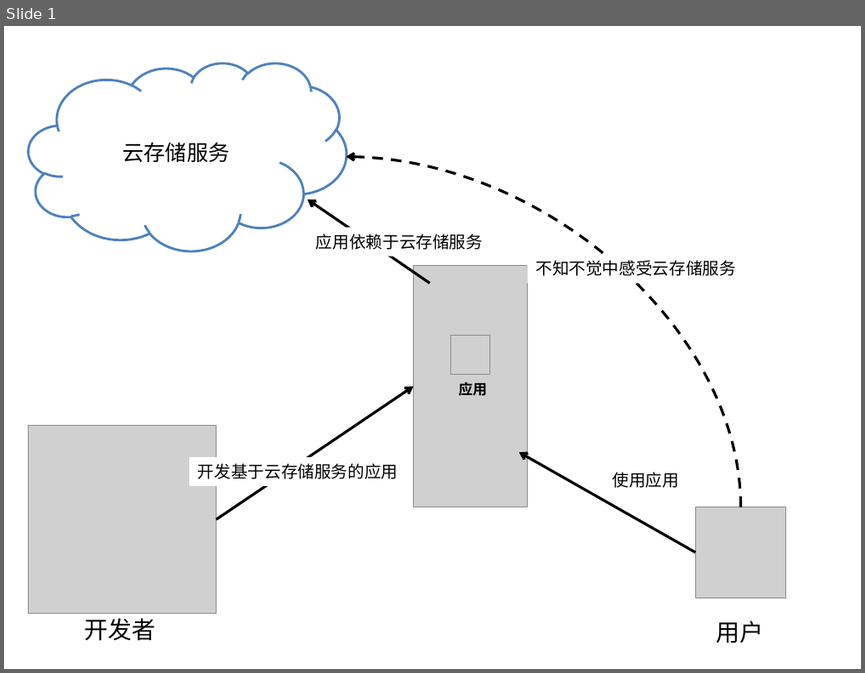
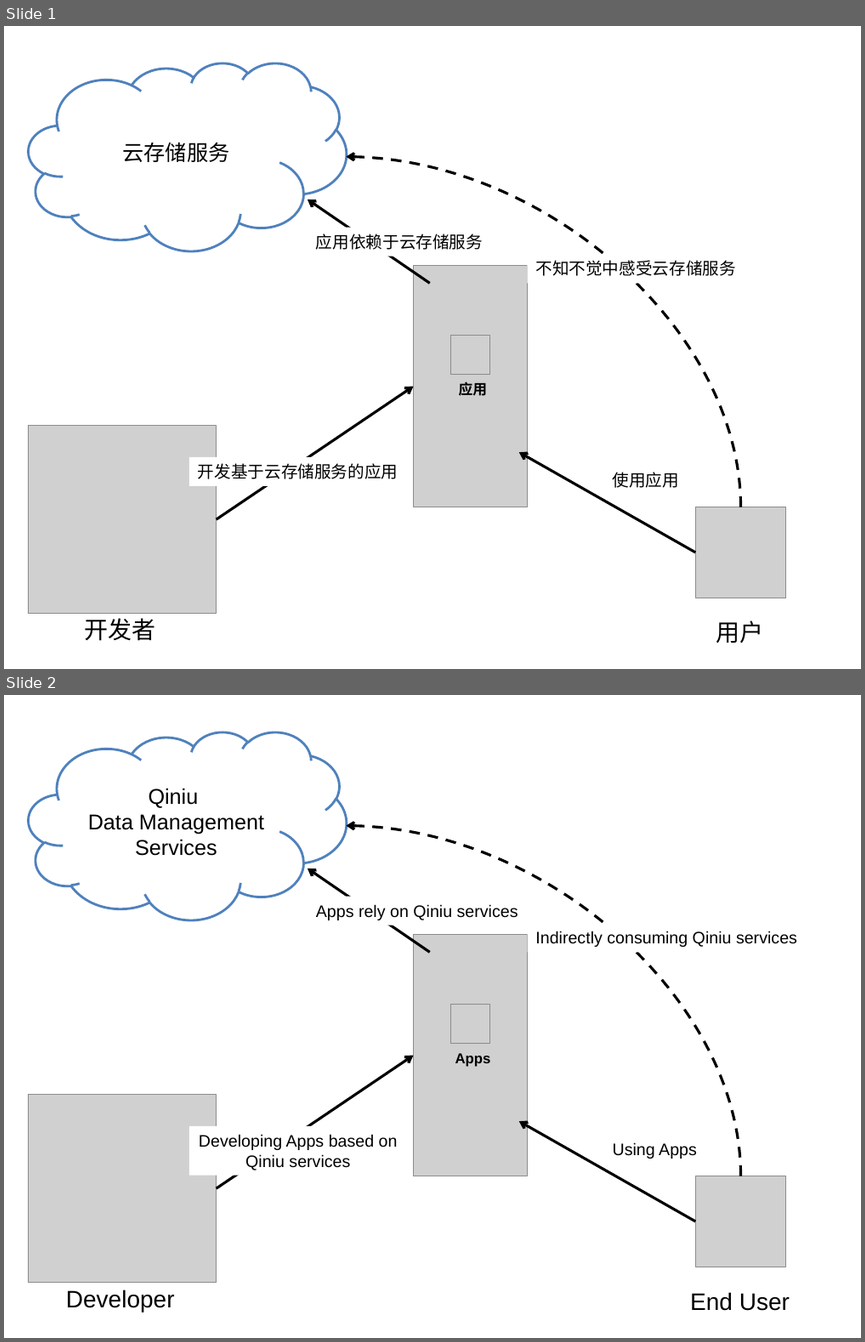
Before and after one commit to qiniu/developer.qiniu.com, a slide deck: docs/v6/api/overview/img/concepts.pptx. Shown one above the other, each under a label of ours: slide 1 before the commit, slides 1 and 2 after it. The pictures are 865x673 and 865x1342 pixels, drawn with LibreOffice and Linux fonts; fonts in the diff are those of the drawing; grey boxes stand for pictures. Boxes give left, top, right and bottom in pixels: in the first picture for what was removed or moved away, otherwise in the second. Text is boxed around its words. In the diff, an @@ line names an element or a change of style, - is before the commit and + after.

```diff
--- a/docs/v6/api/overview/img/concepts.pptx
+++ b/docs/v6/api/overview/img/concepts.pptx
@@ slide 2 added at (x1=4, y1=695, x2=861, y2=1338), background #FFFFFF @@
@@ cloud added at (x1=29, y1=732, x2=347, y2=919), fill #FFFFFF, outline #4F81BD 2 pt, 18 pt, text #000000 @@
+Qiniu
+Data Management Services
@@ curved arrow added from (741, 1175) to (346, 825), #000000 2.25 pt dashed @@
@@ arrow added from (430, 952) to (307, 868), #000000 2.25 pt @@
@@ text added at (x1=316, y1=904, x2=518, y2=920), 14 pt, text #000000 @@
+Apps rely on Qiniu services
@@ picture added at (x1=414, y1=934, x2=528, y2=1175) @@
@@ text added at (x1=535, y1=930, x2=797, y2=947), 14 pt, text #000000 @@
+Indirectly consuming Qiniu services
@@ picture added at (x1=451, y1=1004, x2=491, y2=1043) @@
@@ arrow added from (216, 1189) to (414, 1055), #000000 2.25 pt @@
@@ text added at (x1=455, y1=1053, x2=491, y2=1066), 12 pt, text #000000, bold @@
+Apps
@@ picture added at (x1=29, y1=1095, x2=216, y2=1281) @@
@@ arrow added from (695, 1221) to (519, 1121), #000000 2.25 pt @@
@@ text added at (x1=199, y1=1134, x2=398, y2=1170), 14 pt, text #000000 @@
+Developing Apps based on
+Qiniu services
@@ text added at (x1=613, y1=1142, x2=697, y2=1158), 14 pt, text #000000 @@
+Using Apps
@@ picture added at (x1=695, y1=1175, x2=786, y2=1266) @@
@@ text added at (x1=66, y1=1289, x2=175, y2=1311), 20 pt, text #000000 @@
+Developer
@@ text added at (x1=690, y1=1292, x2=789, y2=1310), 20 pt, text #000000 @@
+End User
```
Also in this commit, not shown: 1 other file.
